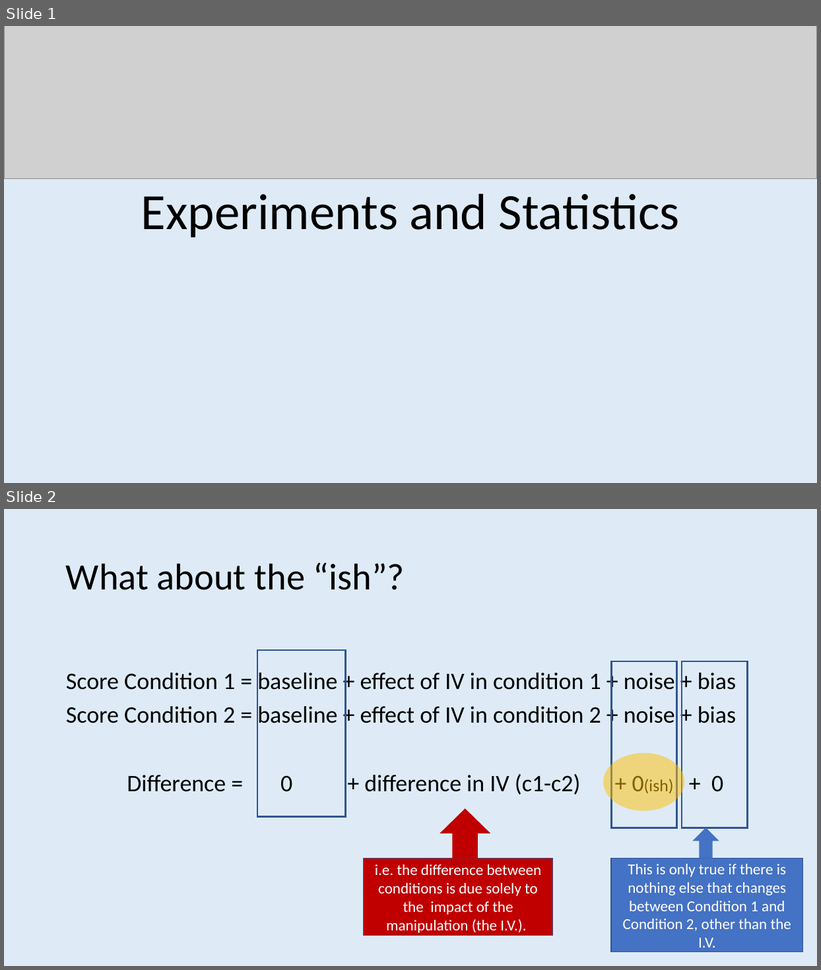
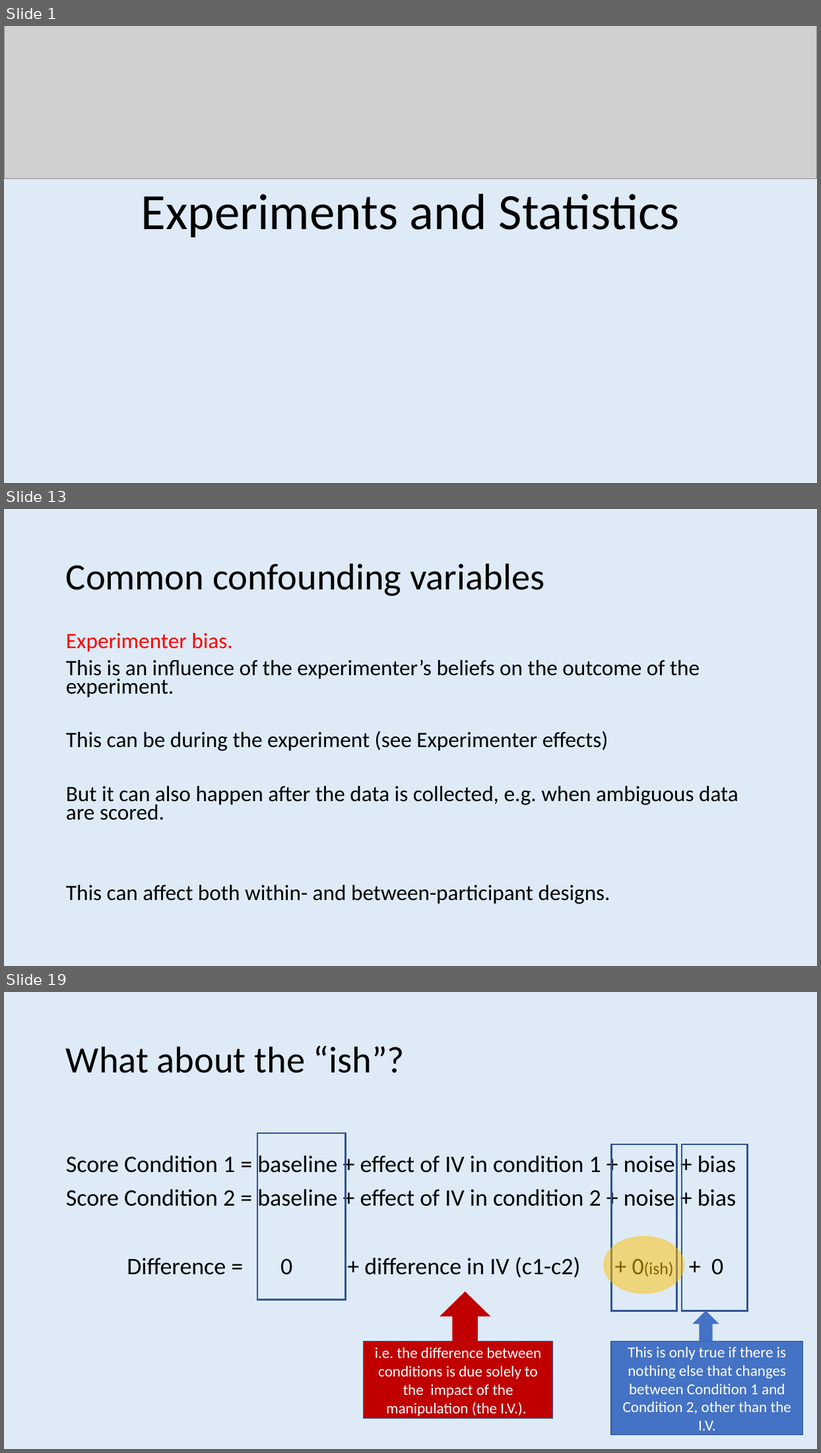
Before and after one commit to ajwills72/rmhealth-found, a slide deck: docs/lecture_4.pptx. Shown one above the other, each under a label of ours: slides 1 and 2 before the commit, slides 1, 13 and 19 after it; the slides between them are not shown. The pictures are 821x970 and 821x1453 pixels, drawn with LibreOffice and Linux fonts; fonts in the diff are those of the drawing; grey boxes stand for pictures. Boxes give left, top, right and bottom in pixels: in the first picture for what was removed or moved away, otherwise in the second. Text is boxed around its words. In the diff, an @@ line names an element or a change of style, - is before the commit and + after.

```diff
--- a/docs/lecture_4.pptx
+++ b/docs/lecture_4.pptx
@@ slide 13 added at <box>4,509,817,966</box>, background #DEEBF7 @@
@@ title added at <box>66,563,545,596</box>, 44 pt, text #000000 @@
+Common confounding variables
@@ text added at <box>66,633,739,904</box>, 25.9 pt, text #000000 @@
+Experimenter bias.
+This is an influence of the experimenter’s beliefs on the outcome of the experiment.
+This can be during the experiment (see Experimenter effects)
+But it can also happen after the data is collected, e.g. when ambiguous data are scored.
+This can affect both within- and between-participant designs.
@@ what was slide 2 is now slide 19 @@
```
Also in this commit, not shown: 17 other slides added, 9 slides removed.
